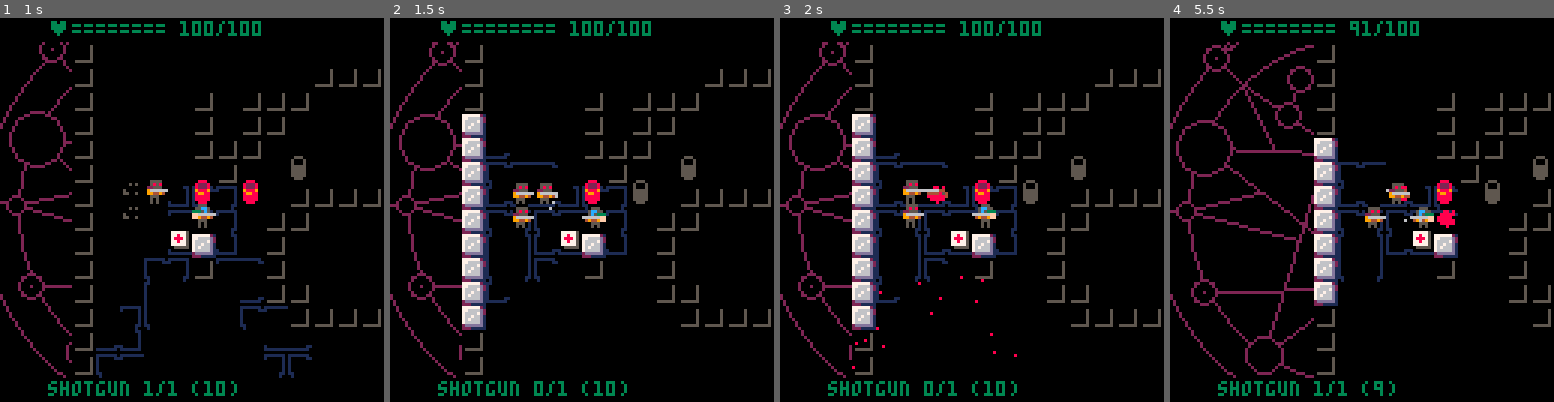
Above: before the commit, frames 1-4 (left to right).
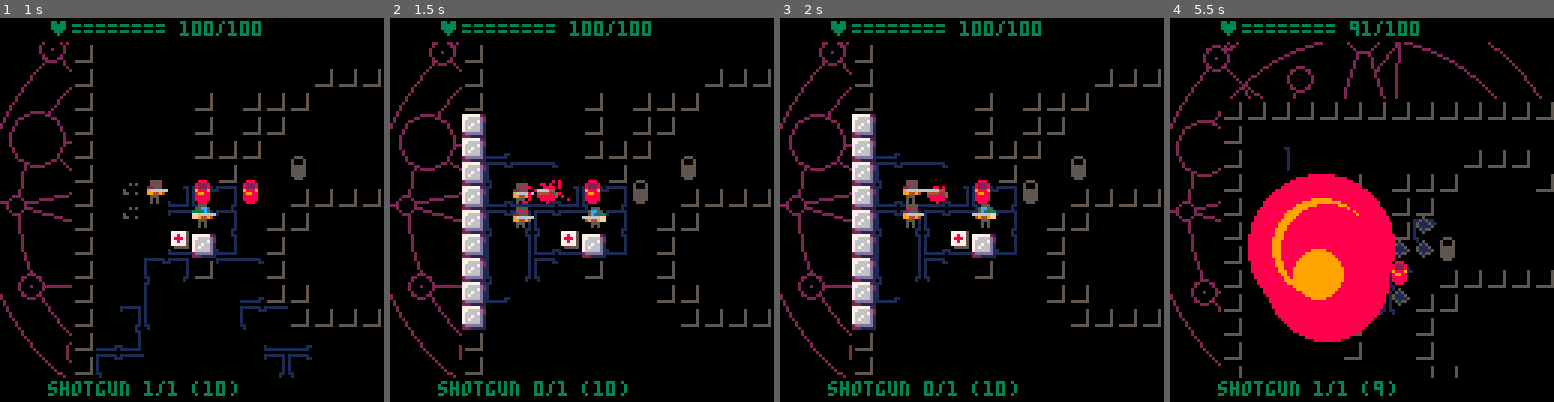
Above: after the commit, the same moments.

Repository: cpiod/PicoHell
Game: PICO-8 cartridge picohell.p8
The game is run twice, just before and just after one commit, with the same random seed, the same clock (stepped at 60 frames per second) and the same inputs.
Inputs (mouse positions are in pixels of both pictures, inside the frame that each line leads up to):
- Up to frame 1 (1 s): tap X (X key) at 0.33 s; click (280, 121) at 0.67 s; tap O (Z key) at 0.7 s
- Up to frame 2 (1.5 s): tap X (X key) at 1.07 s; click (436, 267) at 1.22 s
- Up to frame 3 (2 s): hold Right from 1.6 s (still down); tap O (Z key) at 1.7 s; click (887, 114) at 1.77 s; tap X (X key) at 1.85 s
- Up to frame 4 (5.5 s): release Right at 2.1 s; tap O (Z key) every 0.4 s from 2.1 to 5.3 s; hold Up 2.15-2.42 s; click (1342, 259) at 2.32 s; hold Right 2.47-3.03 s; click (1404, 106) at 2.87 s; tap X (X key) at 2.97, 4.08, 5.2 s; hold Left 3.08-3.58 s; click (1465, 256) at 3.42 s; hold Down 3.63-3.97 s; click (1231, 102) at 3.97 s; hold Right 4.02-4.68 s; click (1292, 248) at 4.52 s; hold Up 4.73-5.03 s; click (1354, 94) at 5.07 s; hold Left from 5.08 s (still down)

Frame 1 is identical in both runs. In frame 2, 0.3% of the frame differs, in the area x 32-47%, y 42-52%; in frame 3, less than 0.1%; in frame 4, 23%, in the area x 13-100%, y 6-94%.

Commit message:
Floating message

Diff:
--- a/picohell.p8
+++ b/picohell.p8
@@ -30,12 +30,14 @@
 -- poke(0x5f2d, 1) -- mouse debug
  unset_unseen_color()
  menuitem(2,"show controls",show_ctrl)
- o_pressed=false
+ o_pressed=nil
  -- light direction
 	light_x,light_y=1,1
 	-- player sprite direction
 	facing=1
 	maxhp=100
+	warn_low=false
+	mesgs={}
 	cam_x=0
 	cam_y=0
 	cam_xc=0
@@ -250,7 +252,7 @@
  set_unseen_color()
  --  unseen entities
  for e in all(entities) do
-  if(is_visible(e.x,e.y,false)) spr(e.sprnb,8*e.x,8*e.y-2,1,1,e.x<=player.x)
+  if(is_visible(e.x,e.y,false)) spr(e.sprnb+get_sprite_delta(e),8*e.x,8*e.y-2,1,1,e.x<=player.x)
  end
 
   -- unseen barrels
@@ -295,6 +297,7 @@
  end
 
  -- player
+ if(covered) spr(2,player.ox,player.oy)
  d=get_sprite_delta(player)
  local s=32
  spr(s+d,player.ox,player.oy-2,1,1,facing>0)
@@ -344,6 +347,10 @@
  end
  for e in all(blood) do
   anim=anim_blood(e) or anim -- non-blocking
+ end
+ for e in all(mesgs) do
+  printh(e[1].." "..e[2])
+  print_float(e)
  end
 end
 
@@ -457,6 +464,22 @@
  pal()
  palt(0, false)
  palt(14, true)
+end
+
+function add_msg(msg,c)
+ if(c==nil) c=7
+ add(mesgs,{msg,10,c})
+end
+
+function print_float(msg)
+ if msg[2]==0 then
+  del(mesgs,msg)
+  return false
+ else
+  msg[2]-=1
+  print(msg[1],player.ox+4-#msg[1]*2,player.oy-10+msg[2]/2,msg[3])
+  return true
+ end
 end
 -->8
 -- entity
@@ -558,6 +581,10 @@
   end
  -- player turn
  elseif state==0 then
+  if not warn_low and player.hp<80 then
+   add_msg("low hp!",9)
+   warn_low=true
+  end
   player_turn()
  -- player aim
  elseif state==1 then
@@ -598,6 +625,7 @@
    add(medkits_used,t())
    sfx(7)
    player.hp=min(maxhp,player.hp+e.hp)
+   warn_low=false
   end
  end
 end
@@ -605,6 +633,7 @@
 function player_start_aim()
  if player.wpn.amm == 0 then
   -- no ammo !
+  add_msg("reload!")
   sfx(8)
  else
   state=1 -- start aim
@@ -623,9 +652,19 @@
  -- start aim
  elseif btnp(❎) then
   player_start_aim()
- elseif btnp(🅾️) then
+ elseif btnp(🅾️) and not o_pressed then
+  o_pressed=t()
+ elseif o_pressed and t()-o_pressed>0.2 then
   local w=player.wpn
+  local w2=get_floor_weapon()
+  if w2==nil then
+   add_msg("nothing!")
+  end
+	 o_pressed=nil
+  -- todo: pick up
+ elseif o_pressed and not btn(🅾️) then
   -- reload
+  local w=player.wpn
   if w.mag!=w.amm then
    local amount=min(ammo[player.wpn.typ],w.mag-w.amm)
    ammo[player.wpn.typ]-=amount
@@ -634,8 +673,10 @@
    wait=30
    sfx(6)
   else
+   add_msg("full!")
    sfx(8)
   end
+	 o_pressed=nil
  end
 end
 
@@ -645,6 +686,11 @@
  if d!=nil then
   a_x+=d[1]
   a_y+=d[2]
+  if chk_wall(a_x,a_y) then
+   covered=false
+  else
+   covered=is_covered(player.x,player.y,a_x,a_y)
+  end
   -- orient lamp according to aim
   update_facing(a_x-player.x,a_y-player.y)
  end
@@ -659,6 +705,7 @@
    local w=player.wpn
    w.amm-=w.used
    shoot(player.x,player.y,a_x,a_y,player.wpn)
+   covered=false
    state=2 -- end of turn
    sfx(player.wpn.typ-1)
   end
@@ -687,18 +734,18 @@
  local dx,dy
  if player.x>e.x then
   dx=1
- else
+ elseif player.x<e.x then
   dx=-1
  end
  if player.y>e.y then
   dy=1
- else
+ elseif player.y<e.y then
   dy=-1
  end
  local next_x,next_y=e.x,e.y
- if abs(player.x-e.x)>=d/2 and can_go(e.x+dx,e.y) then
+ if dx!=nil and abs(player.x-e.x)>=d/2 and can_go(e.x+dx,e.y) then
   next_x+=dx
- elseif abs(player.y-e.y)>=d/2 and can_go(e.x,e.y+dy) then
+ elseif dy!=nil and abs(player.y-e.y)>=d/2 and can_go(e.x,e.y+dy) then
   next_y+=dy
  end
  if can_go(next_x,next_y) then
@@ -711,7 +758,6 @@
 
 -- shoot from x1,y1 to x2,y2
 function shoot(x1,y1,x2,y2,w)
- printh("a"..x1.." "..y1.." "..x2.." "..y2)
  local d=sqrt((x2-x1)^2+(y2-y1)^2)
  cosa=(x2-x1)/d
  sina=(y2-y1)/d
@@ -728,14 +774,13 @@
   x3=x2+dx
   y3=y2+dy
   local b={{},{}}
-  printh("b"..x1.." "..y1.." "..x3.." "..y3)
   e=los_line(x1,y1,x3,y3,chk_ent_and_wall,false)
   if e then
    x3=e.x
    y3=e.y
    add(b[2],{e,dmg})
   end
-  local speed=3
+  local speed=5
   x3+=(rnd(6)-3)/8
   y3+=(rnd(6)-3)/8
   local d=sqrt((x3-x1)^2+(y3-y1)^2)
@@ -827,6 +872,10 @@
   if(e.x==player.x and e.y==player.y) return e
  end
 end
+
+function is_covered(x,y)
+ return false --todo (?)
+end
 -->8
 -- line of sight
 
Not shown, changed: 139 lines of the sprite sheet (__gfx__) section of picohell.p8
Not shown, changed: the thumbnail (__label__) section of picohell.p8
